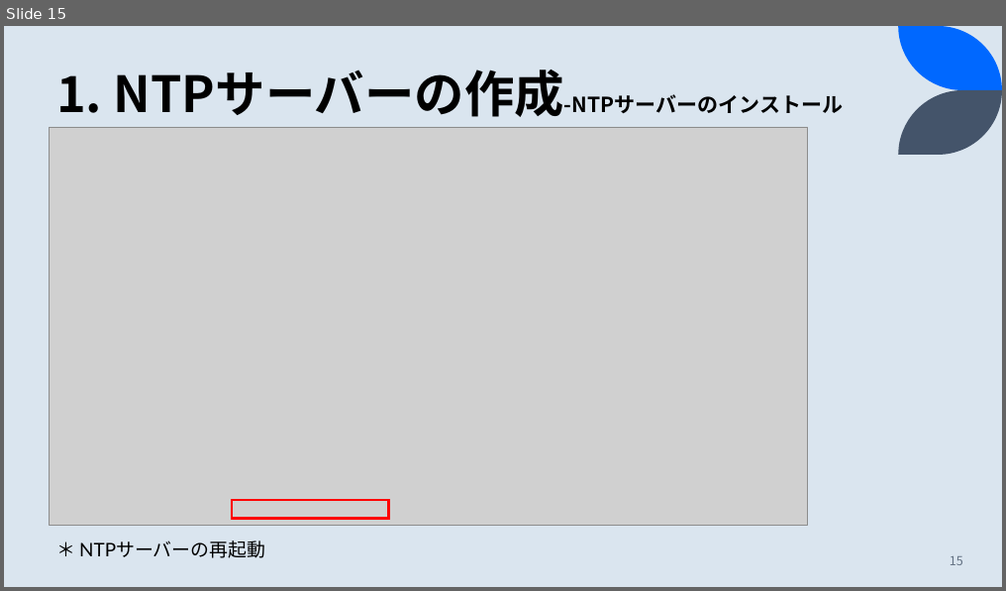
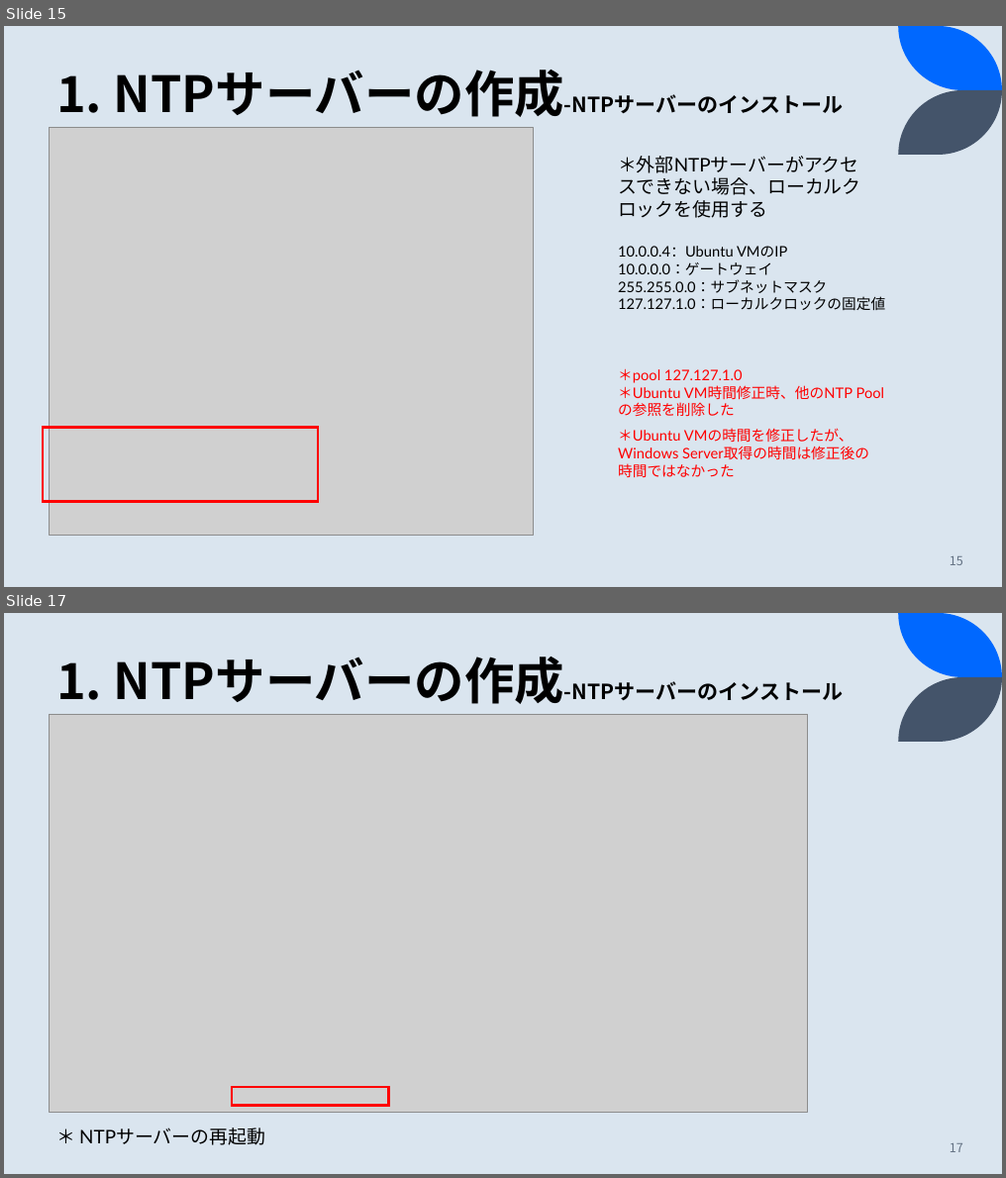
Before and after one commit to jr-joe005/temp_backup, a slide deck: 20221219～/Windows Server时间同步/状況整理_JP.pptx. Shown one above the other, each under a label of ours: slide 15 before the commit, slides 15 and 17 after it; the slides between them are not shown. The pictures are 1006x591 and 1006x1178 pixels, drawn with LibreOffice and Linux fonts; fonts in the diff are those of the drawing; grey boxes stand for pictures. Boxes give left, top, right and bottom in pixels: in the first picture for what was removed or moved away, otherwise in the second. Text is boxed around its words. In the diff, an @@ line names an element or a change of style, - is before the commit and + after.

```diff
--- a/20221219～/Windows Server时间同步/状況整理_JP.pptx
+++ b/20221219～/Windows Server时间同步/状況整理_JP.pptx
@@ slide 15 added at (4, 26, 1002, 587), background #DAE5EF; not listed: 2 template elements that a slide beside it also shows @@
@@ title added at (56, 70, 843, 117), 20 pt, text #000000, bold @@
+1. NTPサーバーの作成-NTPサーバーのインストール
@@ picture added at (49, 127, 534, 536) @@
@@ text added at (618, 156, 861, 218), 18 pt, text #000000 @@
+＊外部NTPサーバーがアクセスできない場合、ローカルクロックを使用する
@@ text added at (618, 246, 885, 310), 14 pt, text #000000 @@
+10.0.0.4：Ubuntu VMのIP
+10.0.0.0：ゲートウェイ
+255.255.0.0：サブネットマスク
+127.127.1.0：ローカルクロックの固定値
@@ text added at (618, 370, 852, 400), 14 pt, text #FF0000 @@
+＊pool 127.127.1.0
+＊Ubuntu VM時間修正時、他のNTP Poolの参照を削除した
@@ rectangle added at (43, 427, 318, 501), outline #FF0000 2.25 pt @@
@@ text added at (618, 428, 853, 459), 14 pt, text #FF0000 @@
+＊Ubuntu VMの時間を修正したが、Windows Server取得の時間は修正後の時間ではなかった
@@ page number added at (949, 557, 963, 566), 12 pt, text #637183 @@
+15
@@ what was slide 15 is now slide 17 @@
@@ page number at (949, 1144, 963, 1153): text changed @@
-15
+17
```
Also in this commit, not shown: 4 slides changed, 2 other slides added, 1 other file.
